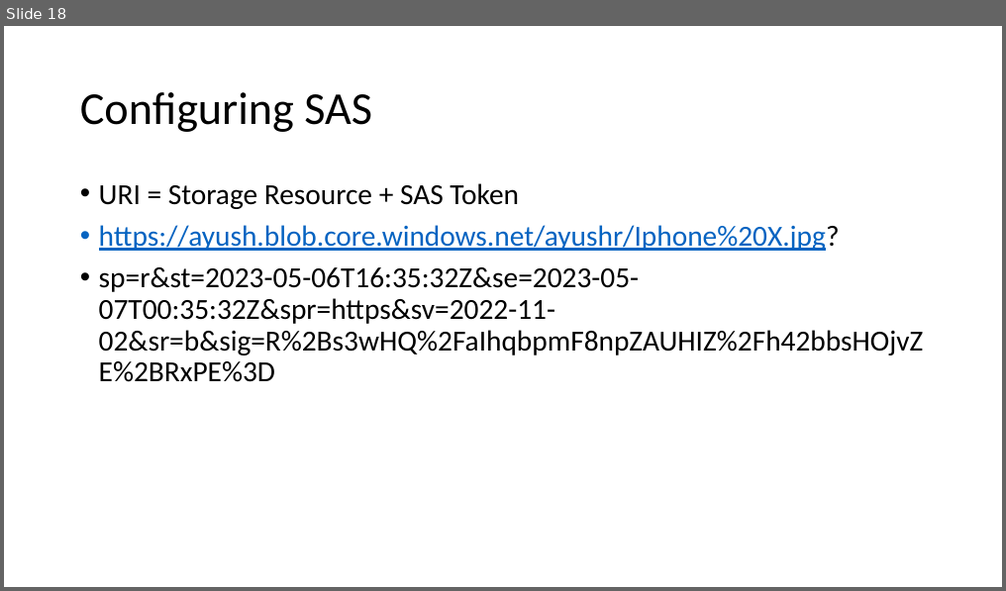
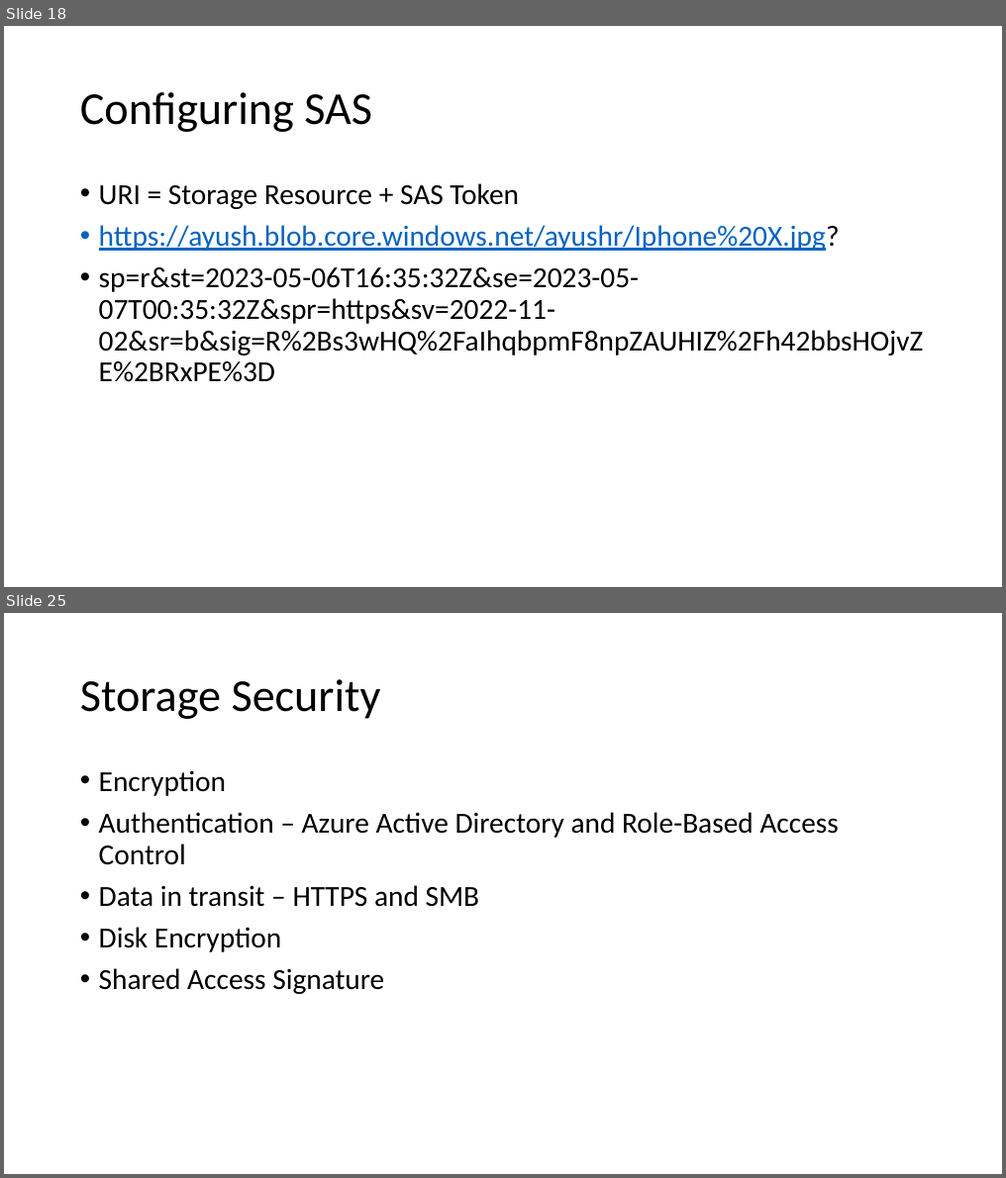
Before and after one commit to ayushrathi15/05May-AZ104, a slide deck: Azure Storage.pptx. Shown one above the other, each under a label of ours: slide 18 before the commit, slides 18 and 25 after it; the slides between them are not shown. The pictures are 1006x591 and 1006x1178 pixels, drawn with LibreOffice and Linux fonts; fonts in the diff are those of the drawing. Boxes give left, top, right and bottom in pixels: in the first picture for what was removed or moved away, otherwise in the second. Text is boxed around its words. In the diff, an @@ line names an element or a change of style, - is before the commit and + after.

```diff
--- a/Azure Storage.pptx
+++ b/Azure Storage.pptx
@@ slide 25 added at (4, 613, 1002, 1174), background #FFFFFF @@
@@ title added at (80, 679, 381, 719), 44 pt, text #000000 @@
+Storage Security
@@ text added at (99, 770, 839, 994), 28 pt, text #000000 @@
+• Encryption
+• Authentication – Azure Active Directory and Role-Based Access Control
+• Data in transit – HTTPS and SMB
+• Disk Encryption
+• Shared Access Signature
```
Also in this commit, not shown: 6 other slides added.
